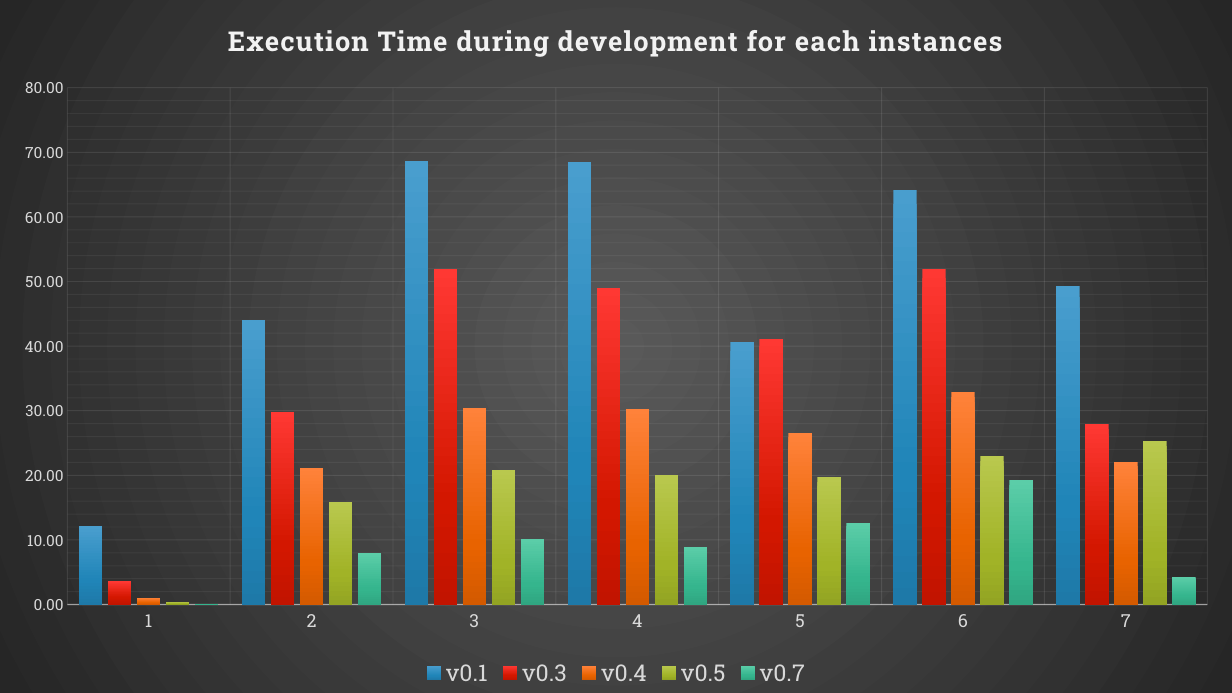
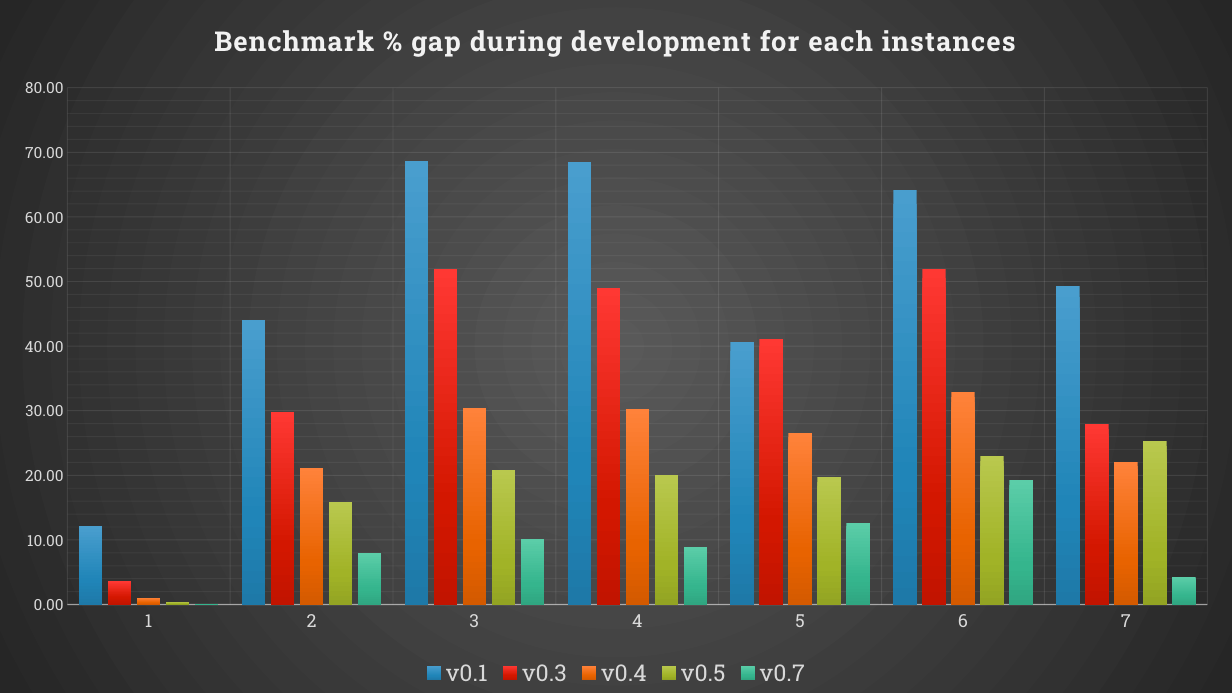
Before and after one commit to Jacopx/OMA_ExamTimeTable, a slide deck: slide 20 of PowerPoint/OMA-MZ_03-Presentation.pptx. Drawn at 1232x693 pixels with LibreOffice and Linux fonts; fonts in the diff are those of the drawing. Boxes give left, top, right and bottom in pixels: in the first picture for what was removed or moved away, otherwise in the second. Text is boxed around its words. In the diff, an @@ line names an element or a change of style, - is before the commit and + after.

```diff
--- a/PowerPoint/OMA-MZ_03-Presentation.pptx
+++ b/PowerPoint/OMA-MZ_03-Presentation.pptx
@@ column chart at [0, 0, 1232, 693] @@
@@ title "Execution Time during development for each instances " to "Benchmark % gap during development for each instances " @@
```
Also in this commit, not shown: 3 other slides changed, 1 other file.
